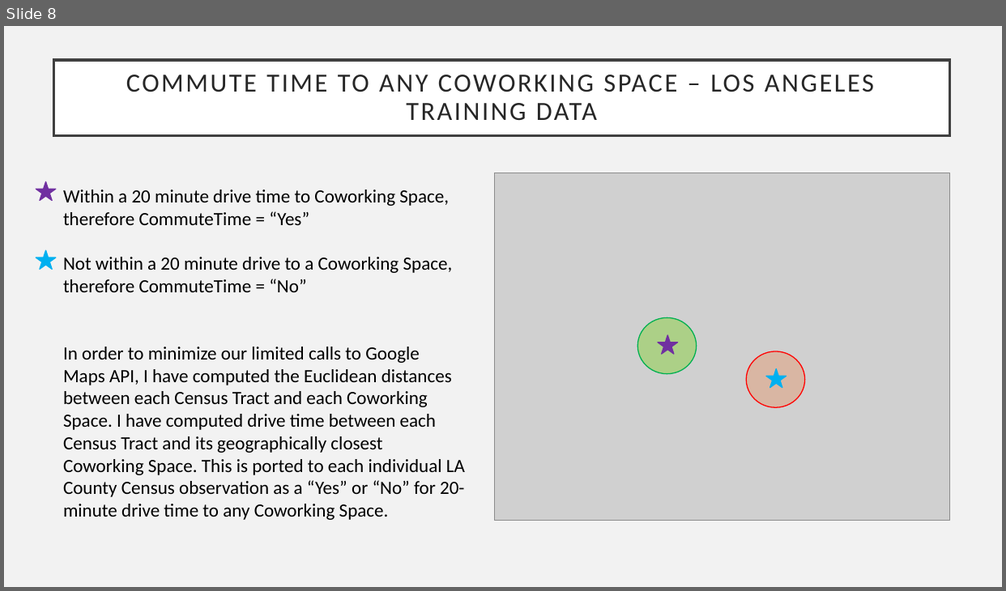
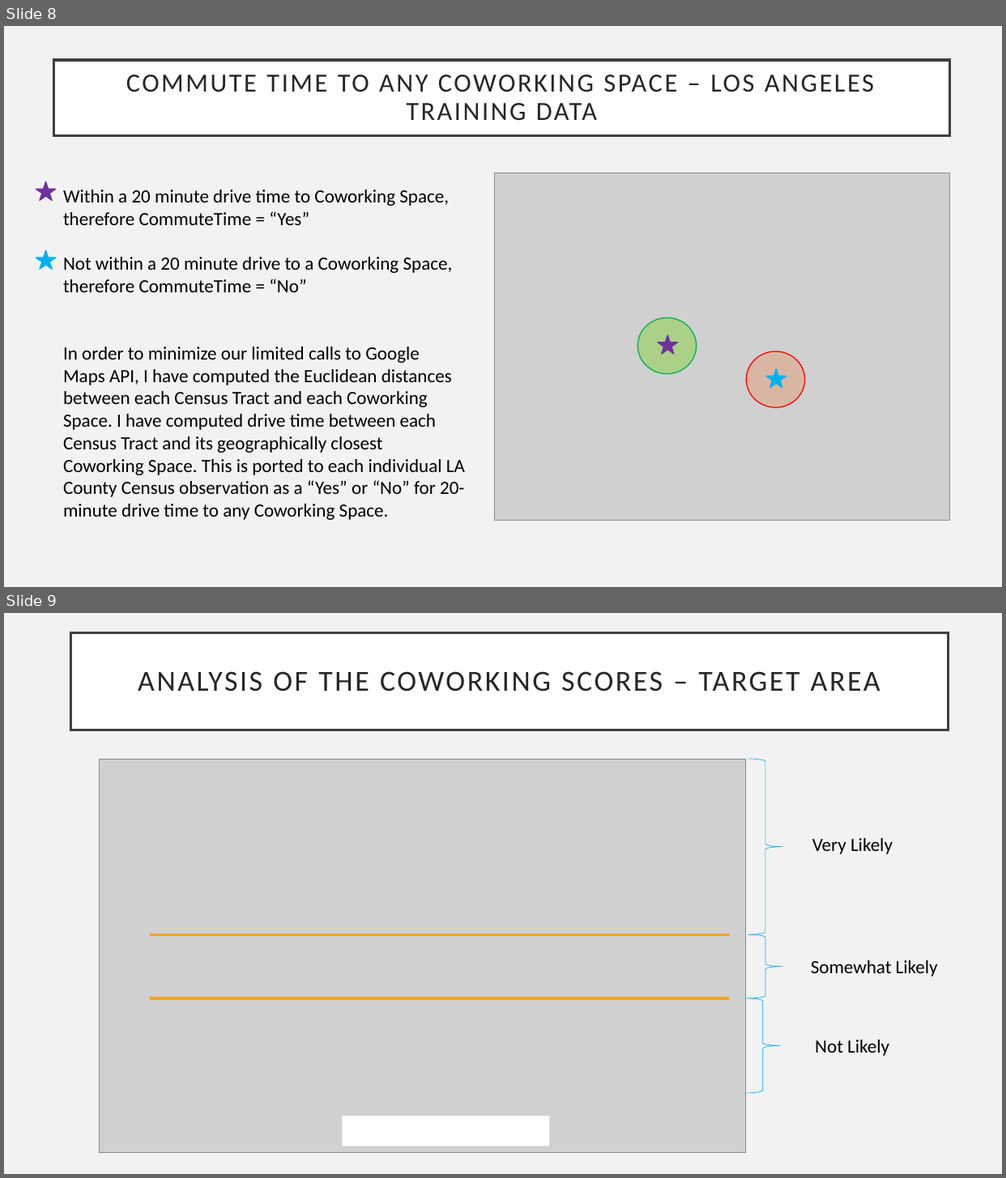
Before and after one commit to taylorhughes291/Coworking, a slide deck: Data/Springboard Deliverables/Coworking Presentation.pptx. Shown one above the other, each under a label of ours: slide 8 before the commit, slides 8 and 9 after it. The pictures are 1006x591 and 1006x1178 pixels, drawn with LibreOffice and Linux fonts; fonts in the diff are those of the drawing; grey boxes stand for pictures. Boxes give left, top, right and bottom in pixels: in the first picture for what was removed or moved away, otherwise in the second. Text is boxed around its words. In the diff, an @@ line names an element or a change of style, - is before the commit and + after.

```diff
--- a/Data/Springboard Deliverables/Coworking Presentation.pptx
+++ b/Data/Springboard Deliverables/Coworking Presentation.pptx
@@ slide 9 added at <box>4,613,1002,1174</box>, background #F2F2F2 @@
@@ title added at <box>70,633,948,730</box>, fill #FFFFFF, outline #404040 2.5 pt, 28 pt, text #262626 @@
+ANALYSIS OF THE COWORKING SCORES – TARGET AREA
@@ picture added at <box>100,759,747,1153</box> @@
@@ right brace added at <box>749,759,782,935</box>, outline #00B0F0 0.5 pt @@
@@ text added at <box>812,838,893,854</box>, 18 pt, text #000000 @@
+Very Likely
@@ line added from (150, 935) to (730, 935), #F6A21D 2.5 pt @@
@@ right brace added at <box>749,935,782,999</box>, outline #00B0F0 0.5 pt @@
@@ text added at <box>811,960,938,977</box>, 18 pt, text #000000 @@
+Somewhat Likely
@@ line added from (149, 999) to (730, 999), #F6A21D 2.5 pt @@
@@ right brace added at <box>746,999,780,1093</box>, outline #00B0F0 0.5 pt @@
@@ text added at <box>815,1040,889,1056</box>, 18 pt, text #000000 @@
+Not Likely
@@ rectangle added at <box>343,1116,550,1146</box>, fill #FFFFFF @@
```
Also in this commit, not shown: 1 other slide added, 13 other files.
